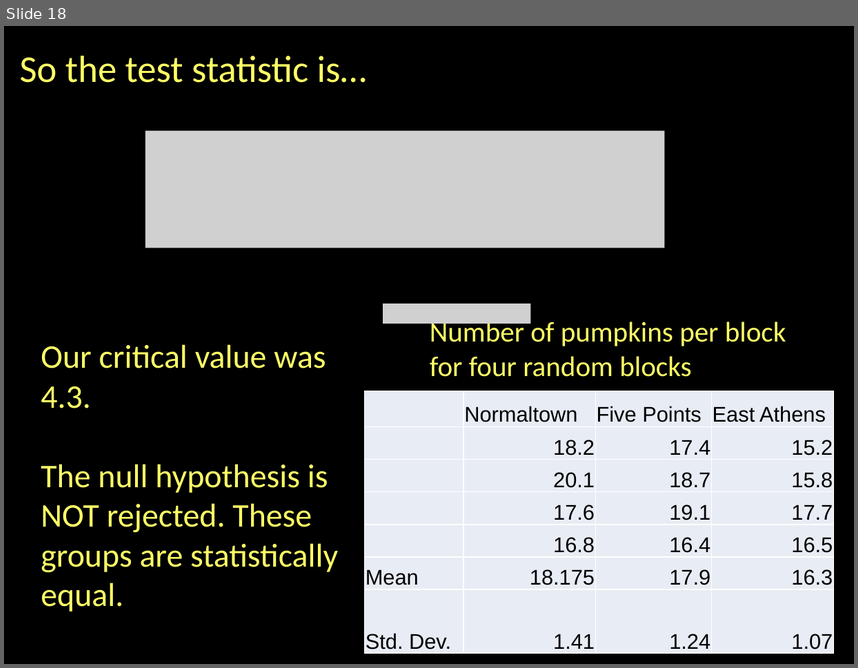
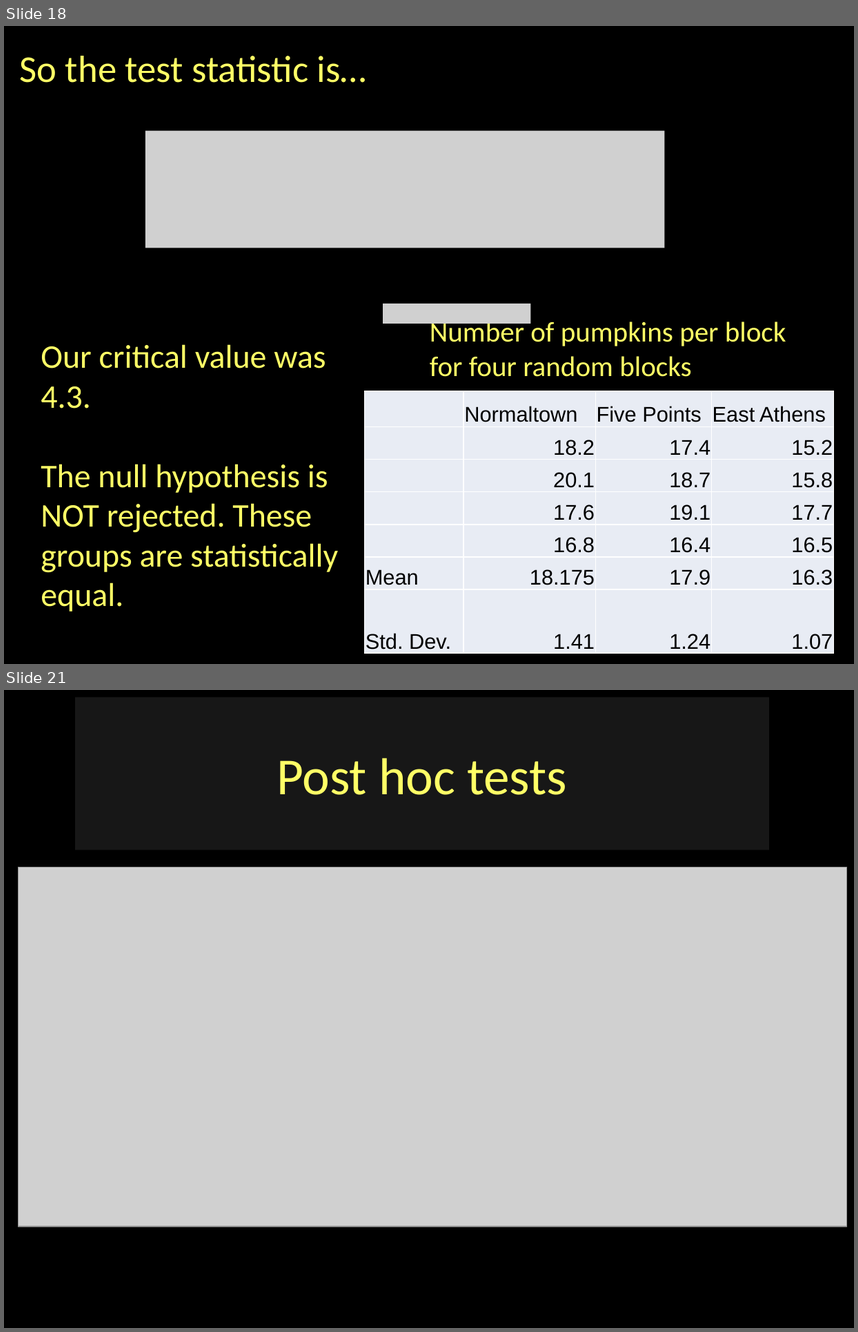
Before and after one commit to jshannon75/geog4300, a slide deck: slides/geog4300_f19_L12-1 ANOVA.pptx. Shown one above the other, each under a label of ours: slide 18 before the commit, slides 18 and 21 after it; the slides between them are not shown. The pictures are 858x668 and 858x1332 pixels, drawn with LibreOffice and Linux fonts; fonts in the diff are those of the drawing; grey boxes stand for pictures. Boxes give left, top, right and bottom in pixels: in the first picture for what was removed or moved away, otherwise in the second. Text is boxed around its words. In the diff, an @@ line names an element or a change of style, - is before the commit and + after.

```diff
--- a/slides/geog4300_f19_L12-1 ANOVA.pptx
+++ b/slides/geog4300_f19_L12-1 ANOVA.pptx
@@ slide 21 added at (4, 690, 854, 1328), background #000000 @@
@@ title added at (75, 697, 769, 850), fill #262626 at 62% opacity, 44 pt, text #FFFF66 @@
+Post hoc tests
@@ picture added at (18, 867, 847, 1226) @@
```
Also in this commit, not shown: 1 slide changed, 16 other slides added, 6 other files.
